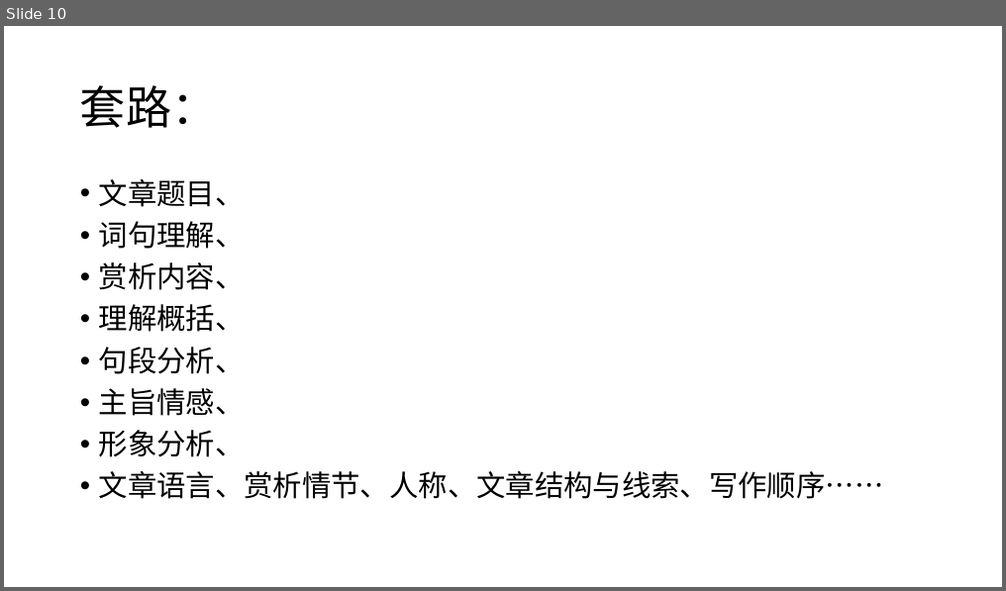
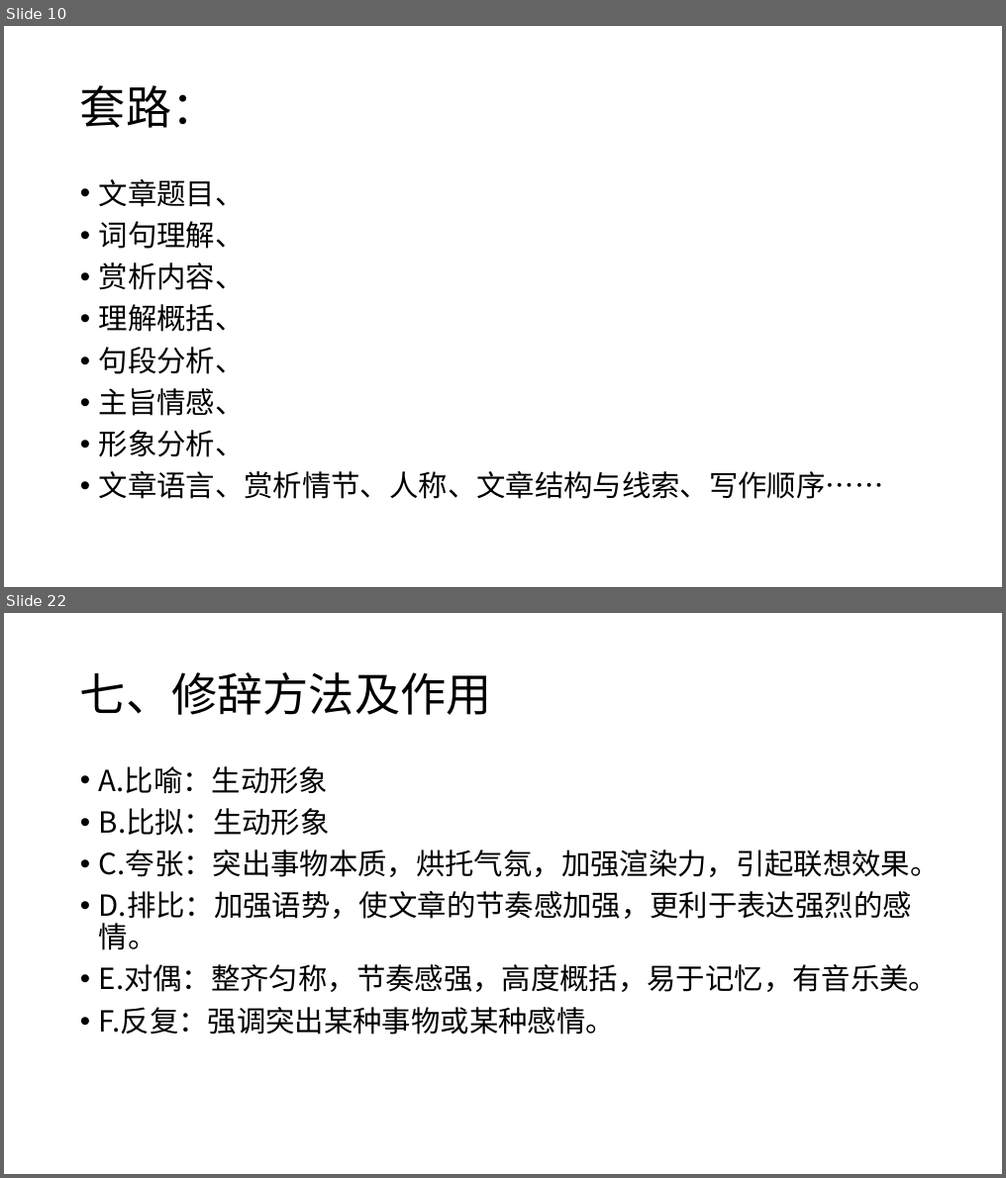
Before and after one commit to GY-feng/Notes, a slide deck: 备课-语文/PPT/文学类阅读.pptx. Shown one above the other, each under a label of ours: slide 10 before the commit, slides 10 and 22 after it; the slides between them are not shown. The pictures are 1006x591 and 1006x1178 pixels, drawn with LibreOffice and Linux fonts; fonts in the diff are those of the drawing. Boxes give left, top, right and bottom in pixels: in the first picture for what was removed or moved away, otherwise in the second. Text is boxed around its words. In the diff, an @@ line names an element or a change of style, - is before the commit and + after.

```diff
--- a/备课-语文/PPT/文学类阅读.pptx
+++ b/备课-语文/PPT/文学类阅读.pptx
@@ slide 22 added at [4,613,1002,1174], background #FFFFFF @@
@@ title added at [80,672,492,715], 44 pt, text #000000 @@
+七、修辞方法及作用
@@ text added at [99,766,940,1035], 28 pt, text #000000 @@
+• A.比喻：生动形象
+• B.比拟：生动形象
+• C.夸张：突出事物本质，烘托气氛，加强渲染力，引起联想效果。
+• D.排比：加强语势，使文章的节奏感加强，更利于表达强烈的感情。
+• E.对偶：整齐匀称，节奏感强，高度概括，易于记忆，有音乐美。
+• F.反复：强调突出某种事物或某种感情。
```
Also in this commit, not shown: 32 other slides added, 1 other file.
